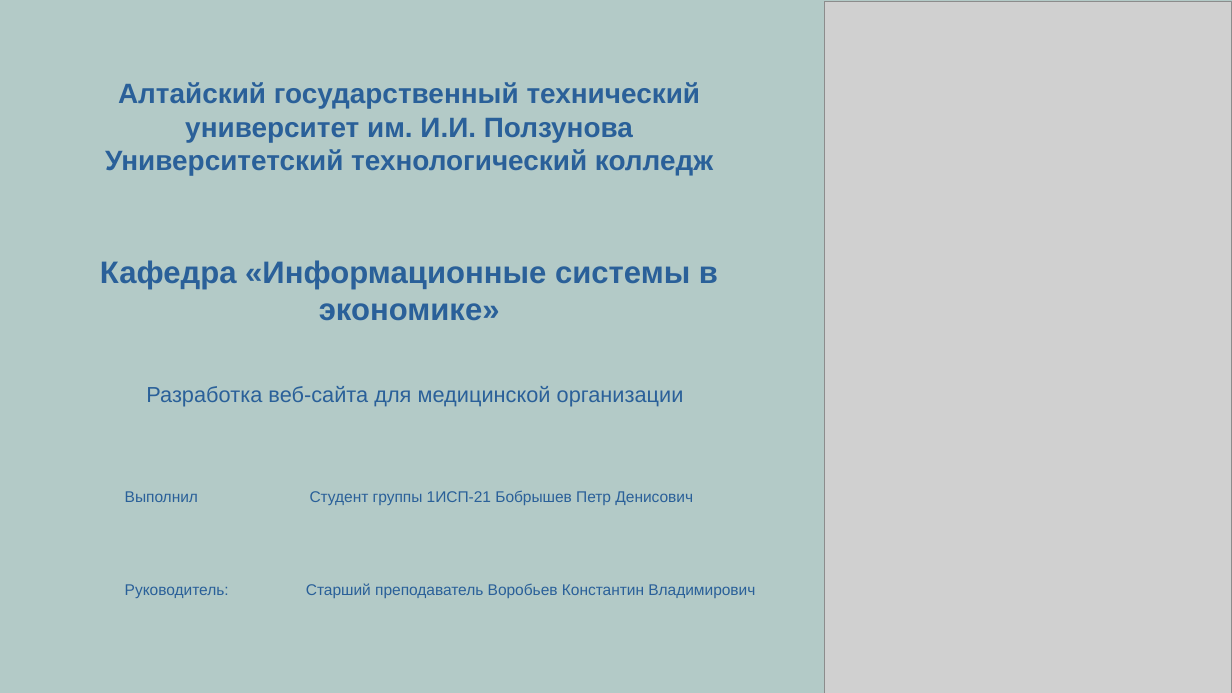
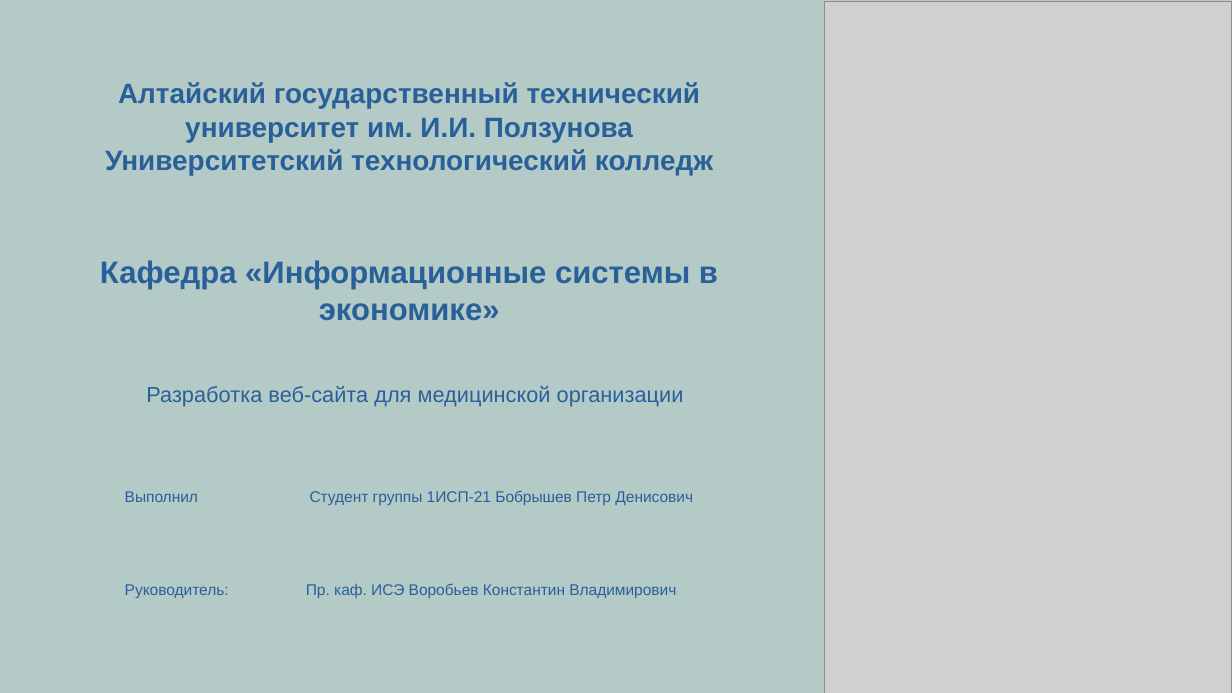
Before and after one commit to Zend1X/-, a slide deck: slide 1 of Документация/Презинтация/Презентация по сайту.odp. Drawn at 1232x693 pixels with LibreOffice and Linux fonts; fonts in the diff are those of the drawing; grey boxes stand for pictures. Boxes give left, top, right and bottom in pixels: in the first picture for what was removed or moved away, otherwise in the second. Text is boxed around its words. In the diff, an @@ line names an element or a change of style, - is before the commit and + after.

```diff
--- a/Документация/Презинтация/Презентация по сайту.odp
+++ b/Документация/Презинтация/Презентация по сайту.odp
@@ title at bbox=[125, 584, 676, 598]: text changed @@
-Руководитель: Старший преподаватель Воробьев Константин Владимирович
+Руководитель: Пр. каф. ИСЭ Воробьев Константин Владимирович
```
Also in this commit, not shown: 1 other slide changed, 1 slide added, 11 other files.
